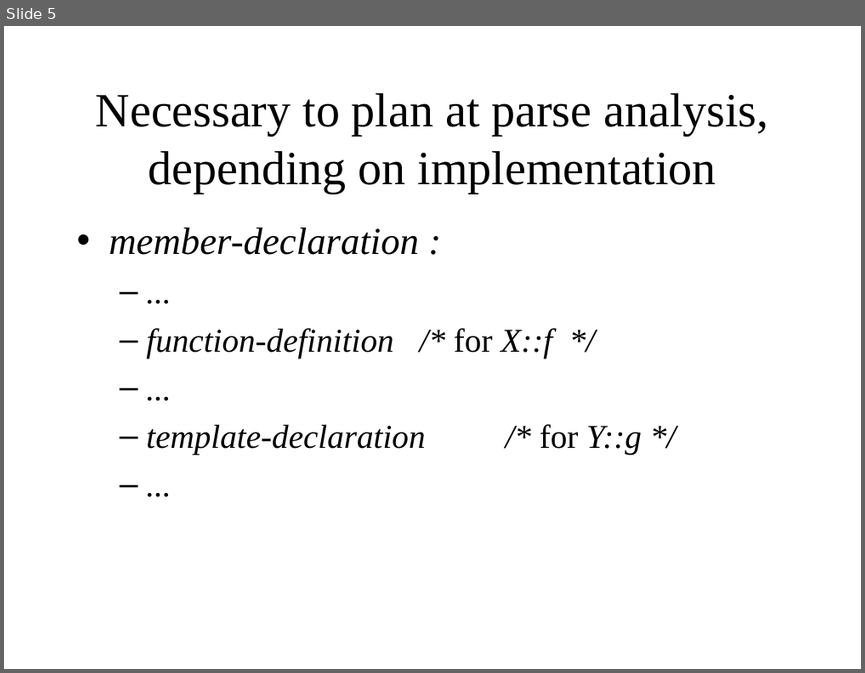
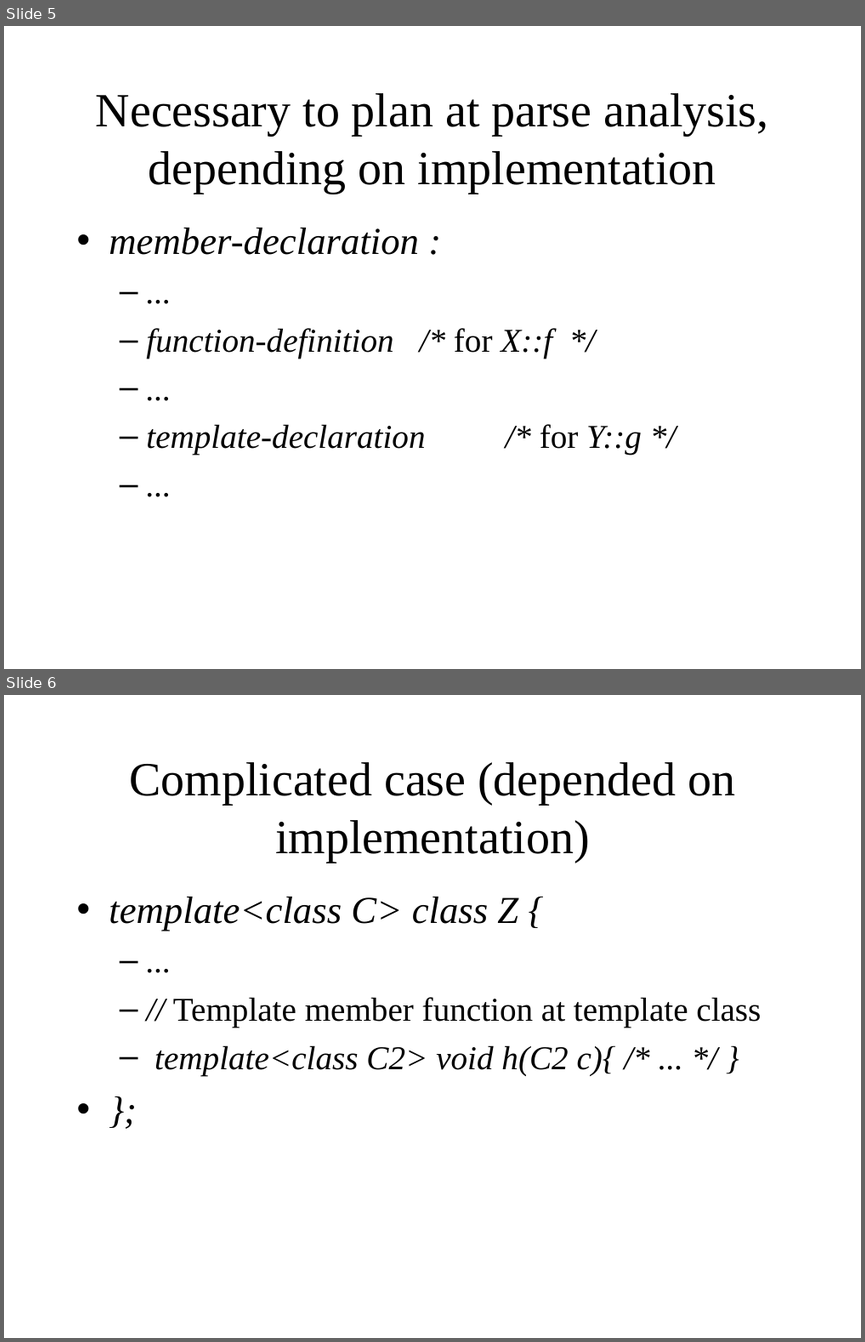
Before and after one commit to KeiHasegawa/cxx_doc, a slide deck: 20_template_mem_fun_e.ppt. Shown one above the other, each under a label of ours: slide 5 before the commit, slides 5 and 6 after it. The pictures are 865x673 and 865x1342 pixels, drawn with LibreOffice and Linux fonts; fonts in the diff are those of the drawing. Boxes give left, top, right and bottom in pixels: in the first picture for what was removed or moved away, otherwise in the second. Text is boxed around its words. In the diff, an @@ line names an element or a change of style, - is before the commit and + after.

```diff
--- a/20_template_mem_fun_e.ppt
+++ b/20_template_mem_fun_e.ppt
@@ slide 6 added at [4, 695, 861, 1338], background #FFFFFF @@
@@ title added at [130, 762, 735, 862], 40 pt, text #000000 @@
+Complicated case (depended on implementation)
@@ text added at [109, 896, 760, 1075], 28 pt, text #000000, italic @@
+• template<class C> class Z {
+  – ...
+  – // Template member function at template class
+  – template<class C2> void h(C2 c){ /* ... */ }
+• };
```
Also in this commit, not shown: 3 slides changed, 1 other slide added, 3 other files.
